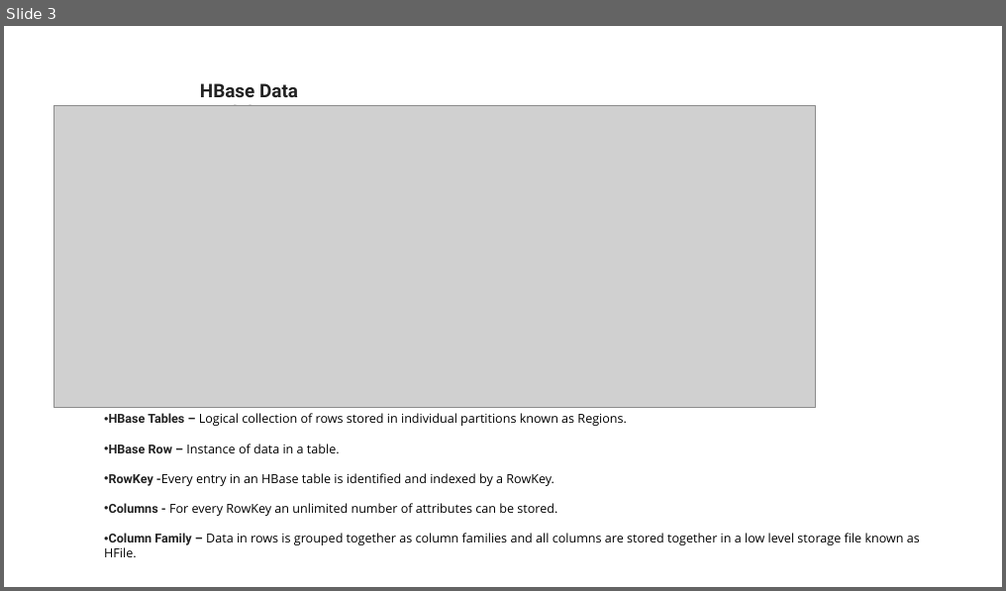
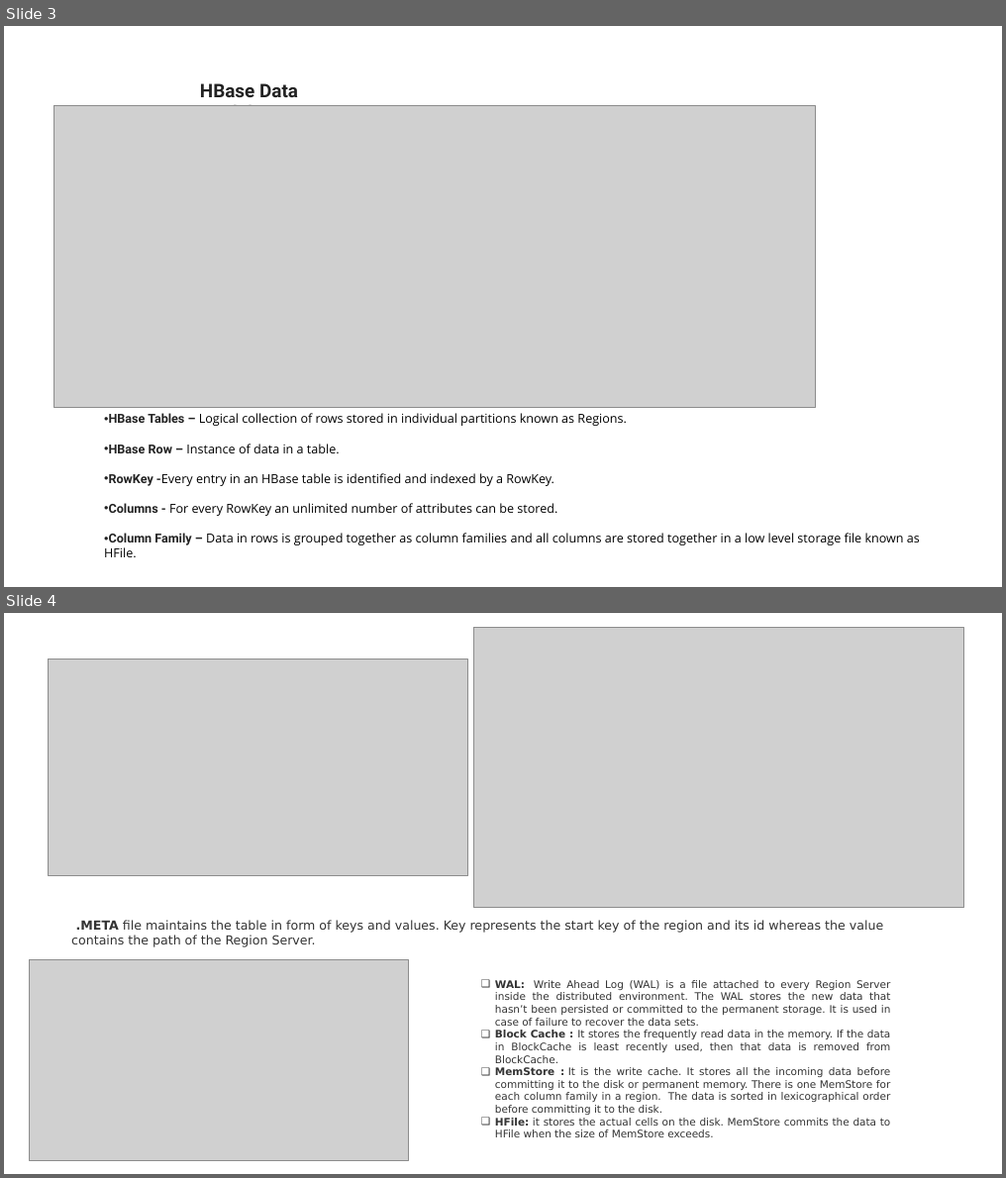
Before and after one commit to aashmishra/Bigdata_ppt, a slide deck: hbase.pptx. Shown one above the other, each under a label of ours: slide 3 before the commit, slides 3 and 4 after it. The pictures are 1006x591 and 1006x1178 pixels, drawn with LibreOffice and Linux fonts; fonts in the diff are those of the drawing; grey boxes stand for pictures. Boxes give left, top, right and bottom in pixels: in the first picture for what was removed or moved away, otherwise in the second. Text is boxed around its words. In the diff, an @@ line names an element or a change of style, - is before the commit and + after.

```diff
--- a/hbase.pptx
+++ b/hbase.pptx
@@ slide 4 added at [4, 613, 1002, 1174], background #FFFFFF @@
@@ picture added at [473, 628, 963, 908] @@
@@ picture added at [49, 660, 468, 875] @@
@@ text added at [71, 920, 883, 948], 12 pt, text #333333 @@
+.META file maintains the table in form of keys and values. Key represents the start key of the region and its id whereas the value contains the path of the Region Server.
@@ picture added at [29, 959, 409, 1160] @@
@@ text added at [495, 980, 891, 1138], 10 pt, text #333333 @@
+❑ WAL: Write Ahead Log (WAL) is a file attached to every Region Server inside the distributed environment. The WAL stores the new data that hasn’t been persisted or committed to the permanent storage. It is used in case of failure to recover the data sets.
+❑ Block Cache : It stores the frequently read data in the memory. If the data in BlockCache is least recently used, then that data is removed from BlockCache.
+❑ MemStore : It is the write cache. It stores all the incoming data before committing it to the disk or permanent memory. There is one MemStore for each column family in a region. The data is sorted in lexicographical order before committing it to the disk.
+❑ HFile: it stores the actual cells on the disk. MemStore commits the data to HFile when the size of MemStore exceeds.
```
Also in this commit, not shown: 3 slides changed, 15 other slides added.
